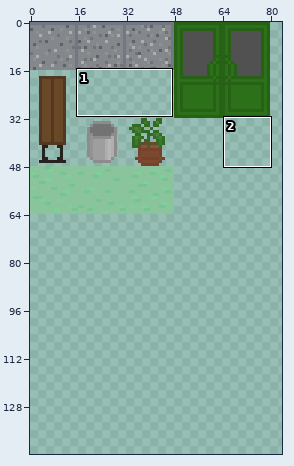
One commit to this sprite sheet: android/assets/maps/tiles/cyber_tiles.png. The first picture is a wide view before the edit; the outline marks the close-up.
Close-up. The starting point:
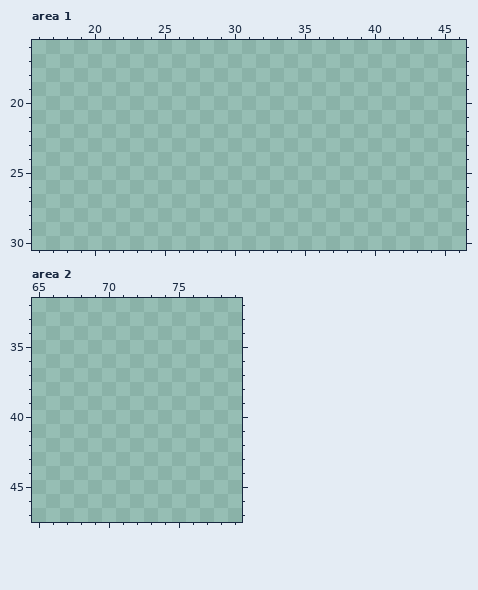
The file is 144x144 pixels. Colours within 5 levels of each other are drawn and written as one. Shown: area 1: x 16..46, y 16..30; area 2: x 65..79, y 32..47. The wide view leaves out empty margins. The commit also changed other parts of the picture, which this record leaves out.
New version:
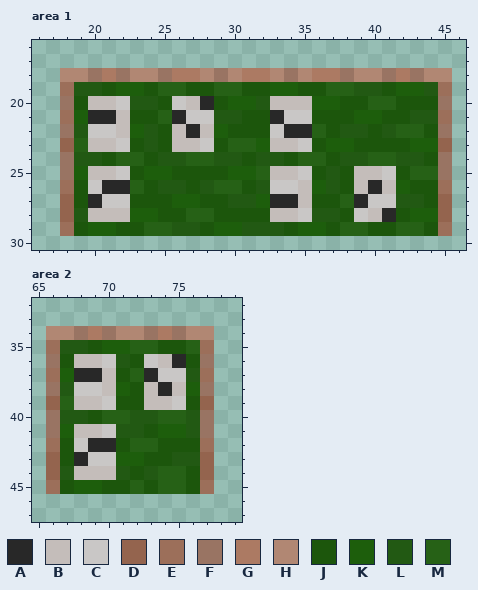
Palette (. is transparent): A #282828  B #c4bdba  C #c9c7c6  D #94644e  E #9c6f5a  F #997463  G #ac7a63  H #b18773  J #1c560c  K #1d5e0c  L #225913  M #266116
Changes in this commit:
--- area 1
@@ x 16..46 @@
 17 ...............................
-18 ...............................
-19 ...............................
-20 ...............................
-21 ...............................
-22 ...............................
-23 ...............................
-24 ...............................
-25 ...............................
-26 ...............................
-27 ...............................
-28 ...............................
-29 ...............................
+18 ..HHFGFHHFGGHFHGGHFHGGFHHFGFHH.
+19 ..ELLJKKJMMJJMMJJKKJJMMLLJKKLE.
+20 ..FJBBCLLJCBAJKKLBBBKKJJMMJJJF.
+21 ..EKAABJJMACCLLJJACCJJJKKJJLLE.
+22 ..FLCCBKLJBABKJJJCAAMJLLJLMMJF.
+23 ..DMBBCJLJBBCJMMKBBCJKKJJJJKKD.
+24 ..FLLJMMJLLMMLLJLLJMMJLLMMLLJF.
+25 ..FKBBCJKKJJJJKKMBBCJLJBBCJMMF.
+26 ..EJCAAMJLLJLMMJLCCBKLJBABKJJE.
+27 ..DJACCJJJKKJJLLKAABJJMACCLLJD.
+28 ..DLBBBKKJJMMJJJJBBCLLJCBAJKKD.
+29 ..EJKKJJMMLLJKKLLLJKKJMMJJMMJE.
 30 ...............................
--- area 2
@@ x 65..79 @@
 33 ...............
-34 ...............
-35 ...............
-36 ...............
-37 ...............
-38 ...............
-39 ...............
-40 ...............
-41 ...............
-42 ...............
-43 ...............
-44 ...............
-45 ...............
+34 .HHFGFHHFGFHH..
+35 .ELLJKKMMJJME..
+36 .FJBBCLJCBAJF..
+37 .EKAABJMACCLE..
+38 .FLCCBKJBABKF..
+39 .DMBBCJJBBCJD..
+40 .FLLJMMLLMMLF..
+41 .FKBBCLLJKKLF..
+42 .EJCAAJMMJJJE..
+43 .DJACCKKJJLLD..
+44 .DLBBBLJLMMJD..
+45 .EJKKJJMJMMJE..
 46 ...............
Pixel boxes of the changes (left, top, right, bottom) in both close-ups:
added: (60, 68, 452, 236)
added: (46, 326, 214, 494)
